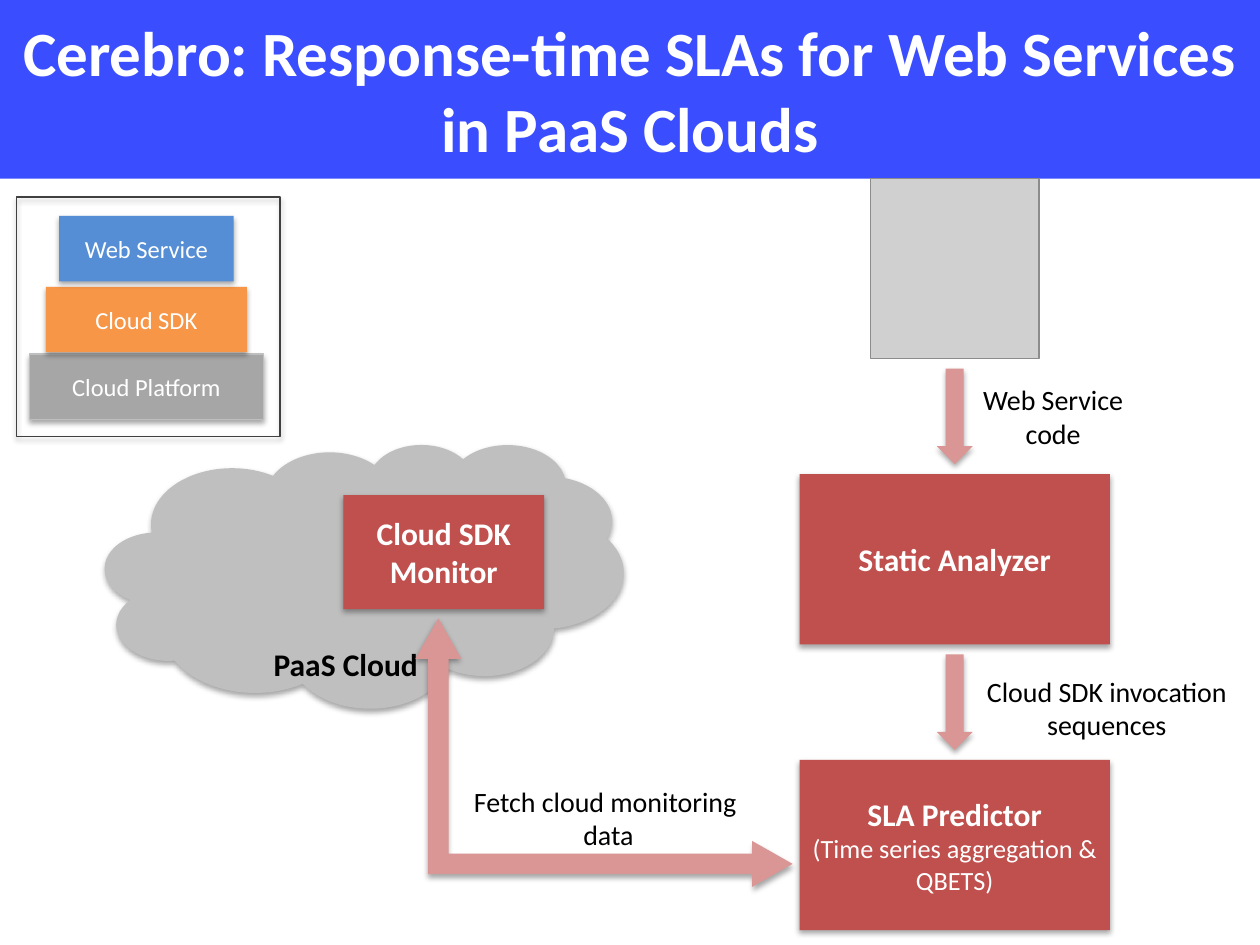
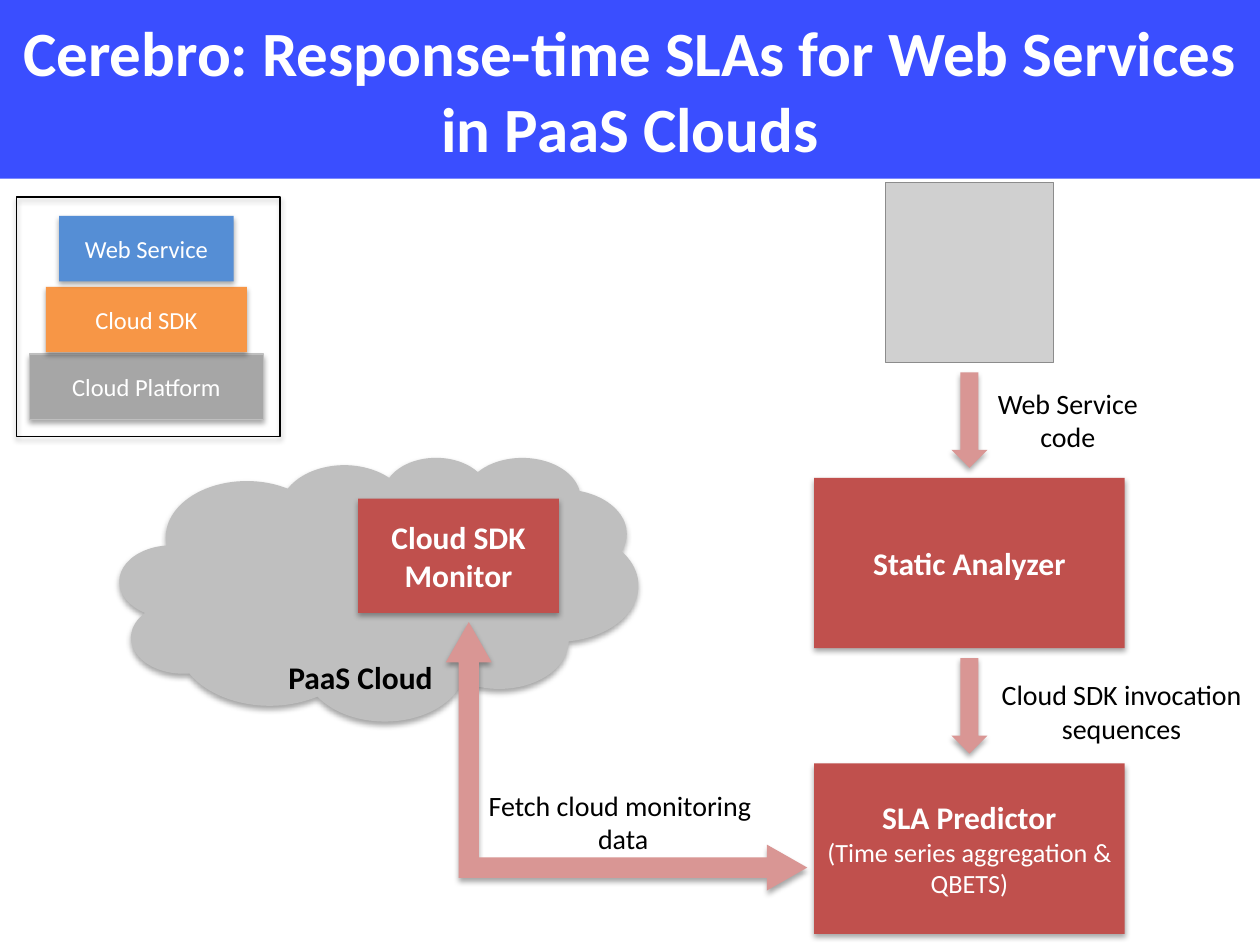
Before and after one commit to Dithn/eager-appscale, a slide deck: slide 1 of Eager/paper/socc15/figures/architecture_pitch.pptx. Drawn at 1260x945 pixels with LibreOffice and Linux fonts; fonts in the diff are those of the drawing; grey boxes stand for pictures. Boxes give left, top, right and bottom in pixels: in the first picture for what was removed or moved away, otherwise in the second. Text is boxed around its words. In the diff, an @@ line names an element or a change of style, - is before the commit and + after.

Commit message:
updated slide

```diff
--- a/Eager/paper/socc15/figures/architecture_pitch.pptx
+++ b/Eager/paper/socc15/figures/architecture_pitch.pptx
@@ rectangle at [16,197,280,436]: outline #404040 0.75 pt to #000000 0.75 pt @@
@@ 3 rectangles, 3 texts, 2 down arrows, 1 picture: place and size @@
-3 rectangles, 3 texts, 2 down arrows, 1 picture at [344,179,1226,930]
+3 rectangles, 3 texts, 2 down arrows, 1 picture at [358,183,1241,934]
@@ cloud "PaaS Cloud": place and size @@
-cloud "PaaS Cloud" at [105,445,624,708]
+cloud "PaaS Cloud" at [120,457,639,721]
@@ left up arrow: place and size @@
-left up arrow at [416,619,793,887]
+left up arrow at [446,622,808,891]
```
